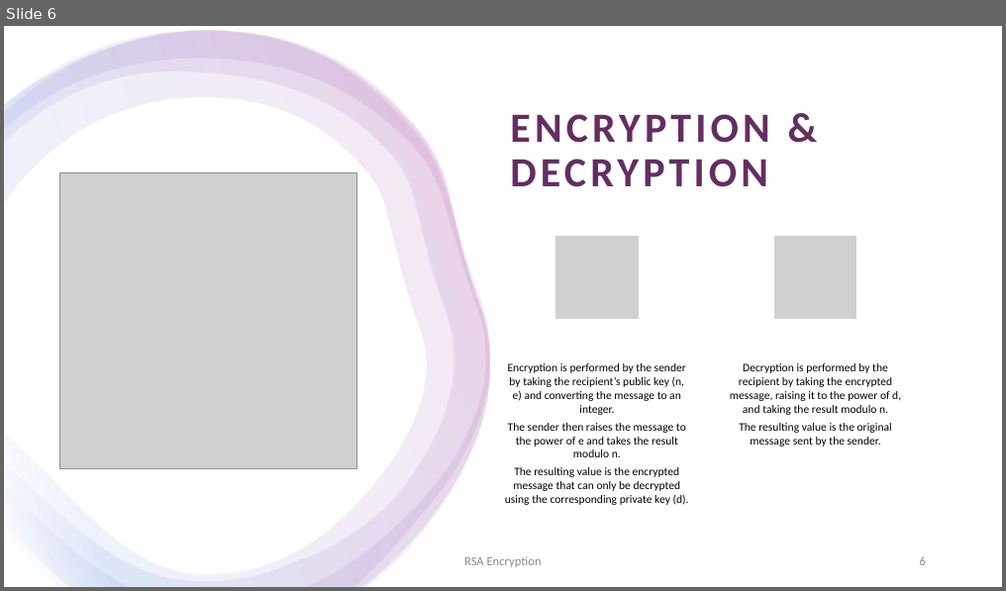
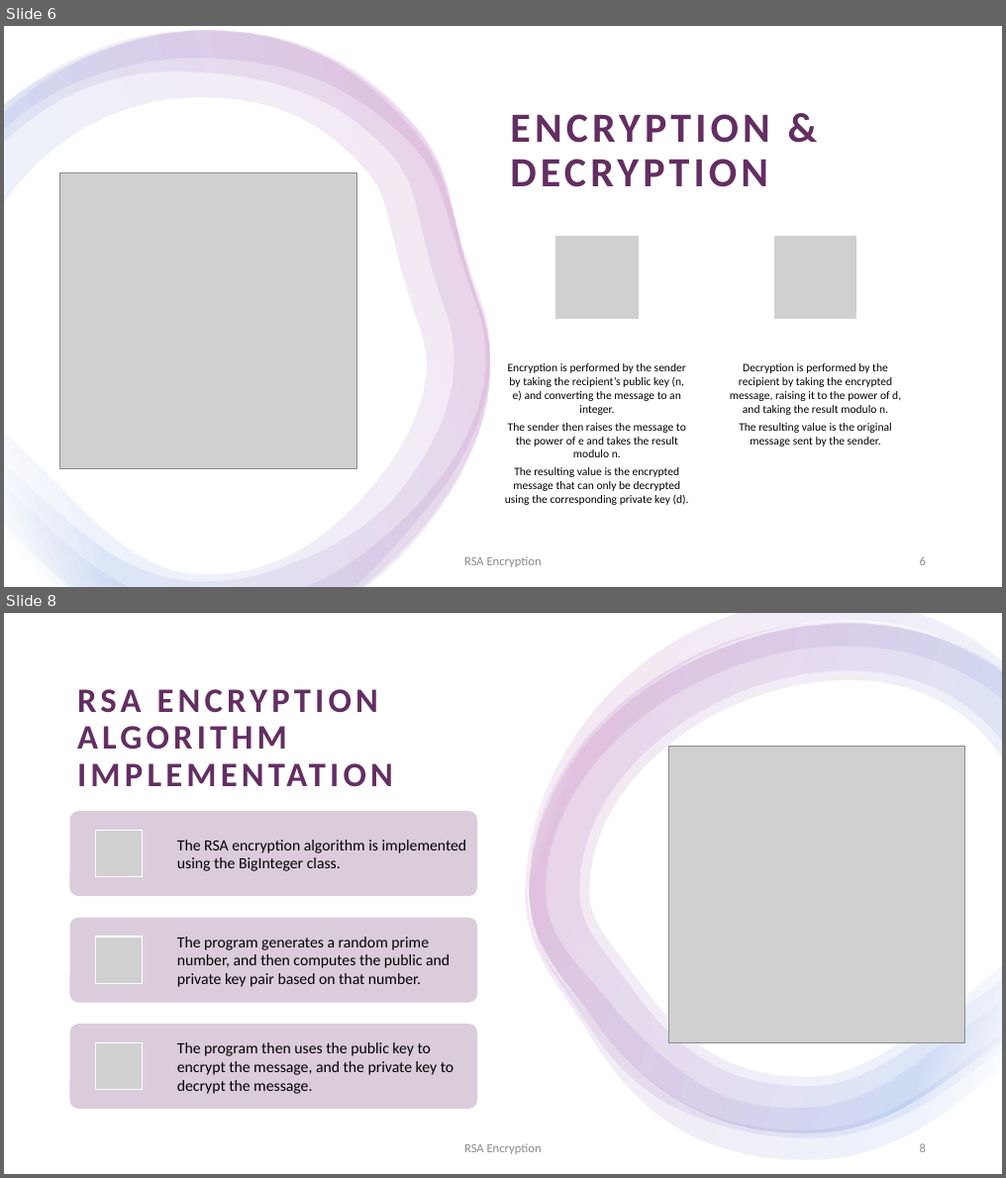
Before and after one commit to tpmcaloon/University, a slide deck: SecurityAndEncryption/RSAEncryptionPresentation.pptx. Shown one above the other, each under a label of ours: slide 6 before the commit, slides 6 and 8 after it; the slides between them are not shown. The pictures are 1006x591 and 1006x1178 pixels, drawn with LibreOffice and Linux fonts; fonts in the diff are those of the drawing; grey boxes stand for pictures. Boxes give left, top, right and bottom in pixels: in the first picture for what was removed or moved away, otherwise in the second. Text is boxed around its words. In the diff, an @@ line names an element or a change of style, - is before the commit and + after.

Commit message:
Security & Encryption Presentation and Assignment

```diff
--- a/SecurityAndEncryption/RSAEncryptionPresentation.pptx
+++ b/SecurityAndEncryption/RSAEncryptionPresentation.pptx
@@ slide 8 added at [4,613,1002,1174], background #FFFFFF; not listed: 1 template element that a slide beside it also shows @@
@@ rectangle added at [4,613,1002,1174], fill #FFFFFF @@
@@ group added at [526,613,1002,1160]: 4 freeform shapes @@
@@ title added at [77,689,378,750], 33 pt, text #632E62, bold @@
+RSA ENCRYPTION ALGORITHM IMPLEMENTATION
@@ picture added at [668,747,965,1043] @@
@@ group added at [70,811,477,1109]: 3 rounded rectangles, 3 pictures, 3 texts @@
+The RSA encryption algorithm is implemented using the BigInteger class.
+The program generates a random prime number, and then computes the public and private key pair based on that number.
+The program then uses the public key to encrypt the message, and the private key to decrypt the message.
@@ text added at [464,1144,542,1155], 12 pt, text #8C8C8C @@
+RSA Encryption
@@ page number added at [920,1144,926,1153], 12 pt, text #8C8C8C @@
+8
```
Also in this commit, not shown: 2 slides changed, 10 other slides added, 5 slides removed, 2 other files.
